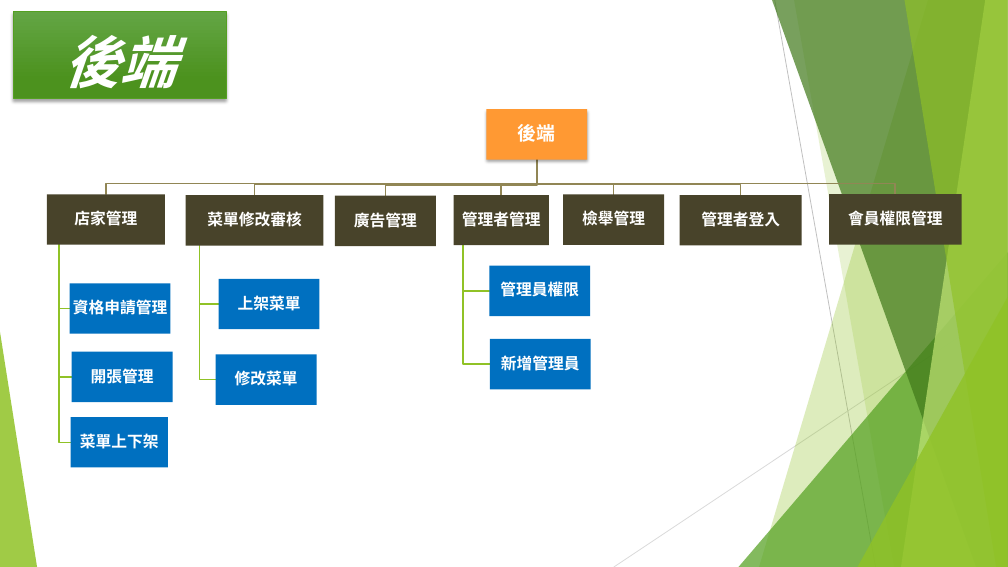
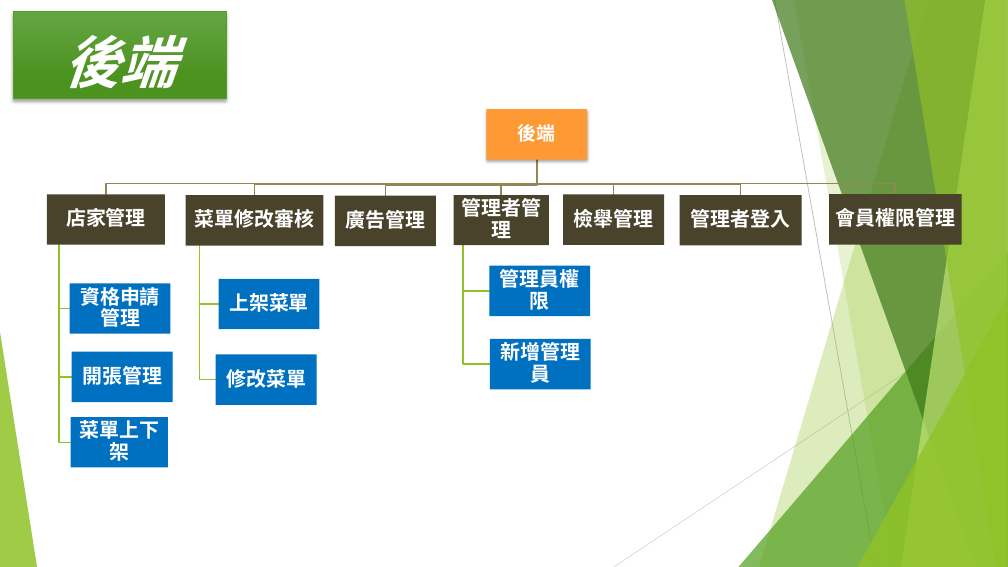
Before and after one commit to chichi0324/BA103-easyfood, a slide deck: slide 6 of project_introduce.pptx. Drawn at 1008x567 pixels with LibreOffice and Linux fonts; fonts in the diff are those of the drawing. Boxes give left, top, right and bottom in pixels: in the first picture for what was removed or moved away, otherwise in the second. Text is boxed around its words. In the diff, an @@ line names an element or a change of style, - is before the commit and + after.

Commit message:
2017/10/15

```diff
--- a/project_introduce.pptx
+++ b/project_introduce.pptx
@@ size 15 to 19 pt; more space between paragraphs in 14 elements at bbox=[66, 208, 146, 227], bbox=[80, 283, 160, 327], bbox=[82, 366, 162, 385], bbox=[79, 420, 159, 461], bbox=[574, 209, 654, 228], bbox=[346, 210, 426, 229], bbox=[195, 209, 314, 228], bbox=[229, 293, 309, 312], bbox=[226, 369, 306, 388], bbox=[461, 198, 541, 238], bbox=[500, 265, 580, 310], bbox=[501, 342, 581, 387], bbox=[691, 209, 791, 228], bbox=[836, 208, 955, 227] @@
```
Also in this commit, not shown: 5 other slides changed, 3 slides removed.
